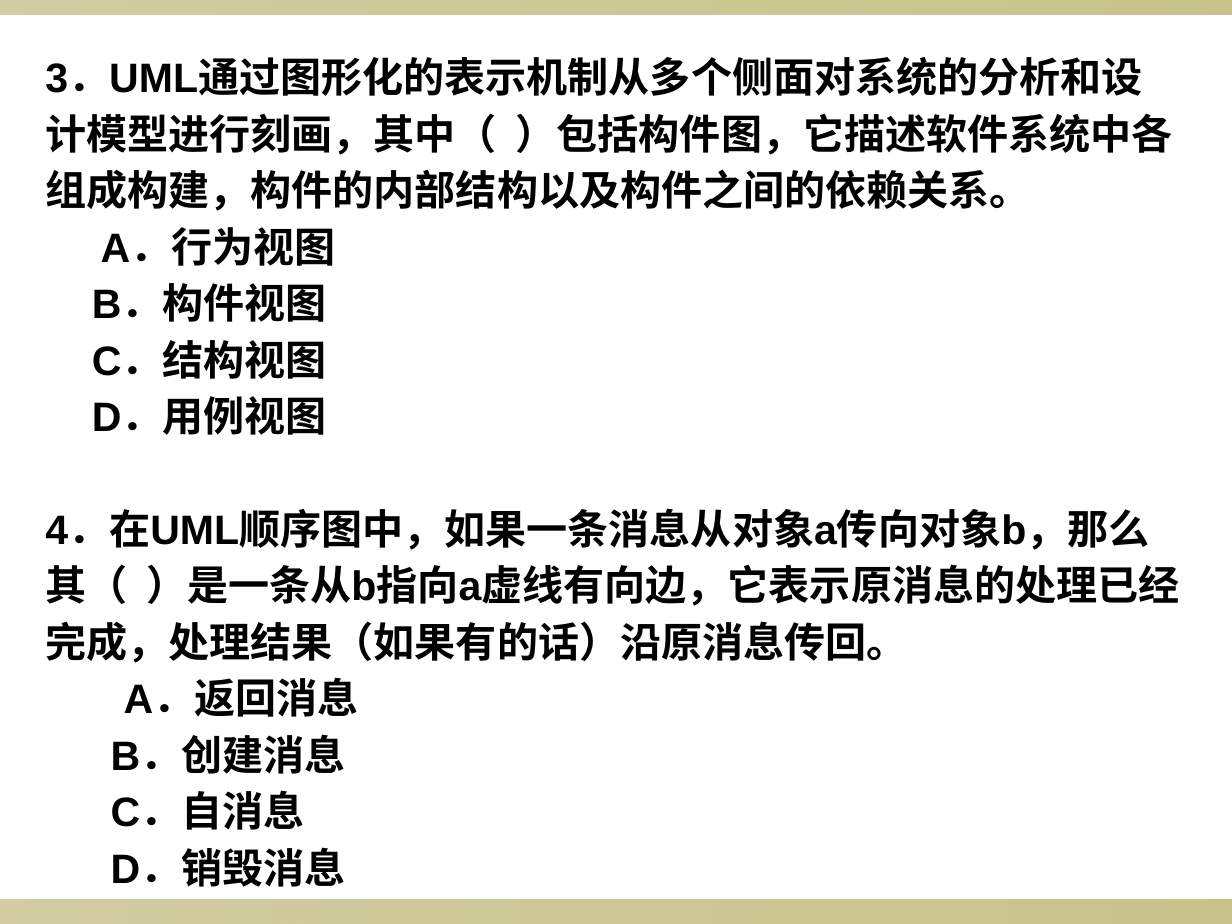
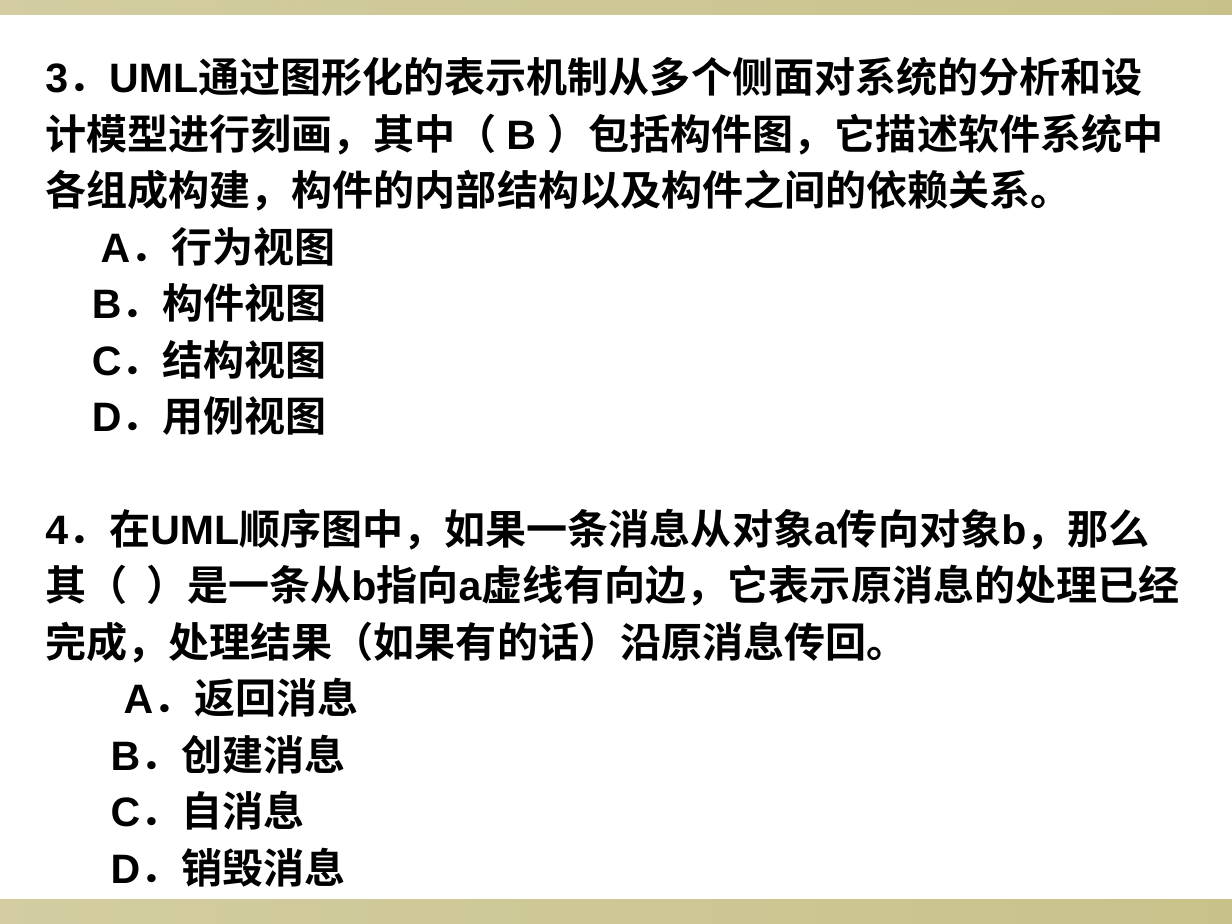
Before and after one commit to YYYYWD/Common, a slide deck: slide 3 of 大三上课件/UML/PPT/15+UML测试试题.ppt. Drawn at 1232x924 pixels with LibreOffice and Linux fonts; fonts in the diff are those of the drawing; background and template pictures are left out. Boxes give left, top, right and bottom in pixels: in the first picture for what was removed or moved away, otherwise in the second. Text is boxed around its words. In the diff, an @@ line names an element or a change of style, - is before the commit and + after.

```diff
--- a/大三上课件/UML/PPT/15+UML测试试题.ppt
+++ b/大三上课件/UML/PPT/15+UML测试试题.ppt
@@ text at (45,60,1163,211): text changed @@
-3．UML通过图形化的表示机制从多个侧面对系统的分析和设计模型进行刻画，其中（ ）包括构件图，它描述软件系统中各组成构建，构件的内部结构以及构件之间的依赖关系。
+3．UML通过图形化的表示机制从多个侧面对系统的分析和设计模型进行刻画，其中（ B ）包括构件图，它描述软件系统中各组成构建，构件的内部结构以及构件之间的依赖关系。
```
Also in this commit, not shown: 1 other slide changed, 21 other files.
